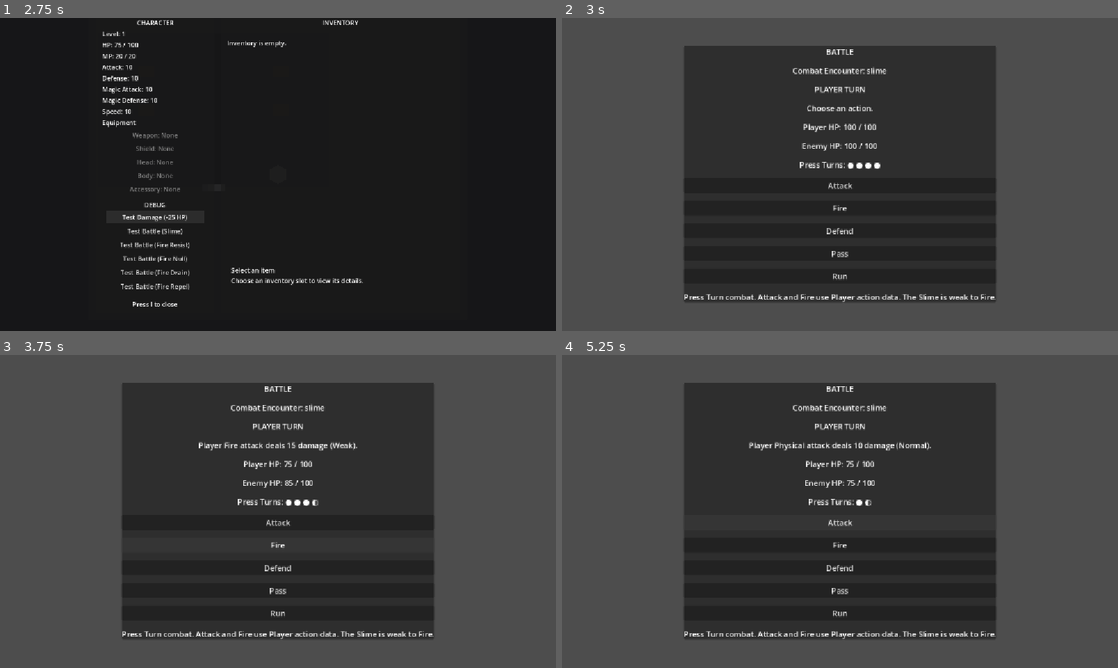
Above: before the commit, frames 1-4 (two rows, left to right).
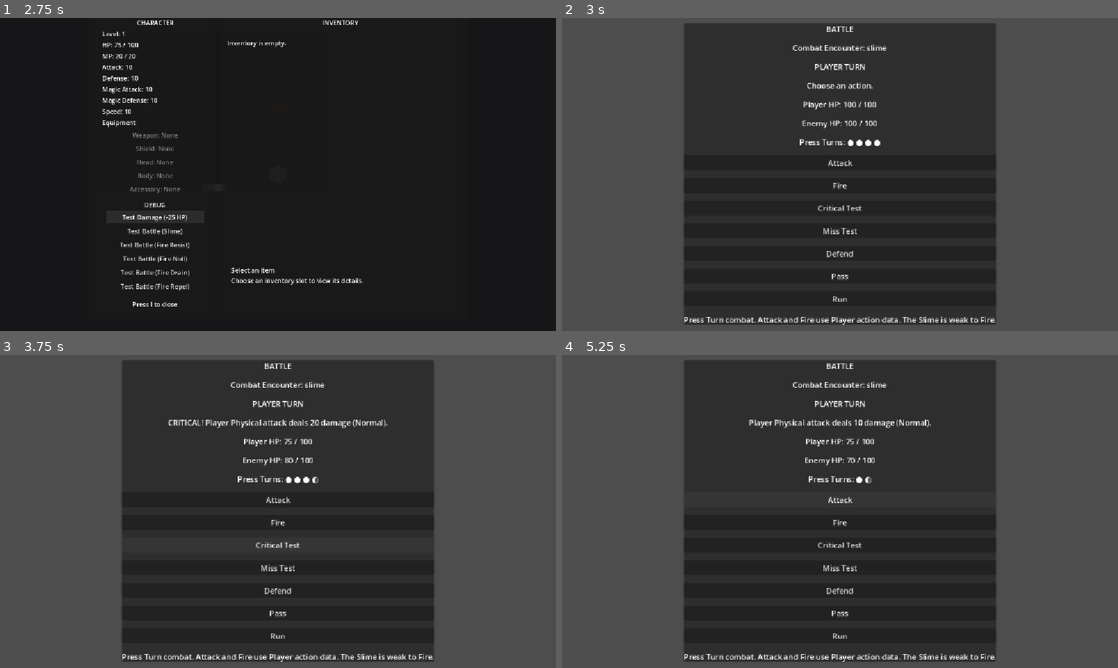
Above: after the commit, the same moments.

Repository: salexume94-pixel/Scripts
Game: Godot game, scene res://scenes/World.tscn
The game is run twice, just before and just after one commit, with the same random seed, the same clock (stepped at 60 frames per second) and the same inputs.
Inputs (mouse positions are in pixels of both pictures, inside the frame that each line leads up to):
- Up to frame 1 (2.75 s): tap Enter at 0.5 s; hold Right (ui_right) 0.53-1.28 s; tap E at 0.6 s; hold Down (ui_down) 1.28-2 s; tap I at 1.35 s; click "Test Damage (-25 HP)" at 2 s
- Up to frame 2 (3 s): click "Test Battle (Slime)" at 2.75 s
- Up to frame 3 (3.75 s): click (278, 545) at 3.5 s, where only the run after the commit has a clickable "Critical Test"
- Up to frame 4 (5.25 s): click (840, 567) at 4.25 s, where only the run after the commit has a clickable "Miss Test"; click "Attack" at 5 s

Frame 1 is identical in both runs. In frame 2, 10% of the frame differs, in the area x 22-78%, y 2-98%; in frame 3, 11%; in frame 4, 11%.

Commit message:
Restore Critical and Miss test buttons

Diff:
--- a/scenes/Battle.tscn
+++ b/scenes/Battle.tscn
@@ -63,7 +63,13 @@
 layout_mode = 2
 text = "Fire"
 [connection signal="pressed" from="CenterContainer/Panel/VBoxContainer/FireButton" to="." method="_on_fire_pressed"]
+[node name="CriticalTestButton" type="Button" parent="CenterContainer/Panel/VBoxContainer"]
+layout_mode = 2
+text = "Critical Test"
 [connection signal="pressed" from="CenterContainer/Panel/VBoxContainer/CriticalTestButton" to="." method="_on_critical_test_pressed"]
+[node name="MissTestButton" type="Button" parent="CenterContainer/Panel/VBoxContainer"]
+layout_mode = 2
+text = "Miss Test"
 [connection signal="pressed" from="CenterContainer/Panel/VBoxContainer/MissTestButton" to="." method="_on_miss_test_pressed"]
 [node name="DefendButton" type="Button" parent="CenterContainer/Panel/VBoxContainer"]
 layout_mode = 2
